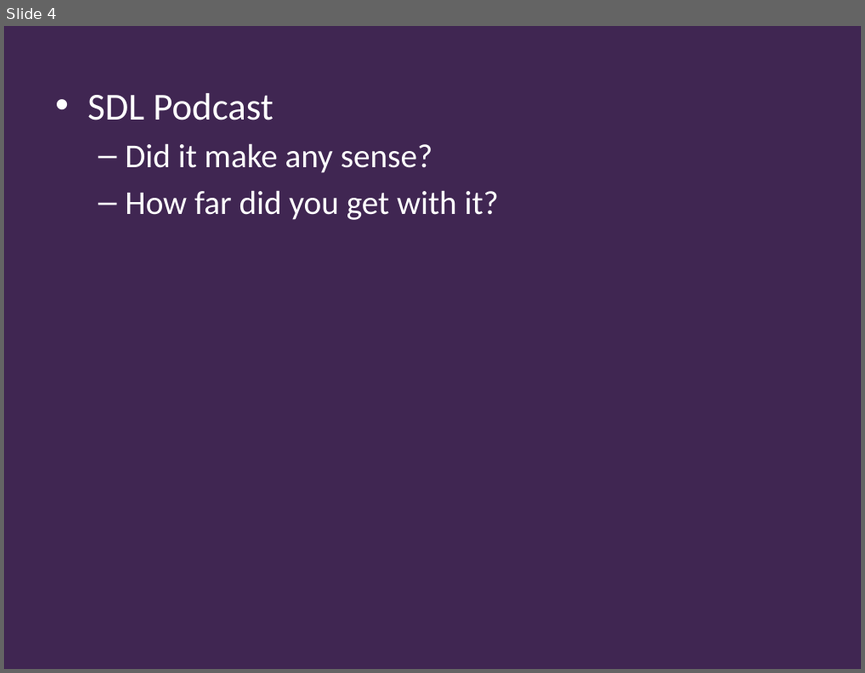
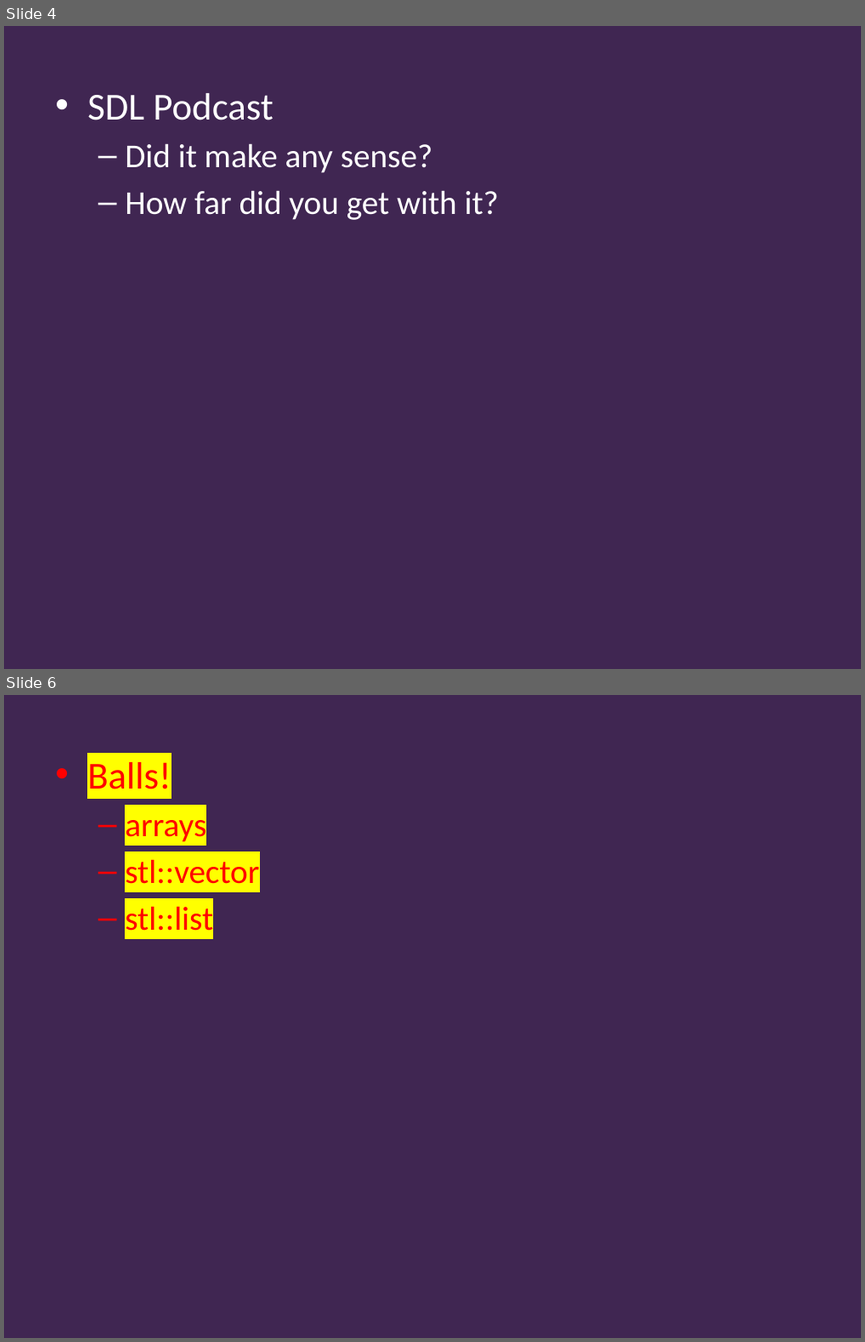
Before and after one commit to Falmouth-Games-Academy/ba-course-materials, a slide deck: GAM340/05/programming/2019-20-GAM340-05-programming-workshop.pptx. Shown one above the other, each under a label of ours: slide 4 before the commit, slides 4 and 6 after it; the slides between them are not shown. The pictures are 865x673 and 865x1342 pixels, drawn with LibreOffice and Linux fonts; fonts in the diff are those of the drawing; background and template pictures are left out. Boxes give left, top, right and bottom in pixels: in the first picture for what was removed or moved away, otherwise in the second. Text is boxed around its words. In the diff, an @@ line names an element or a change of style, - is before the commit and + after.

```diff
--- a/GAM340/05/programming/2019-20-GAM340-05-programming-workshop.pptx
+++ b/GAM340/05/programming/2019-20-GAM340-05-programming-workshop.pptx
@@ slide 6 added at (4, 695, 861, 1338), background #402652 @@
@@ text added at (87, 762, 259, 930), 28 pt, text #FF0000 @@
+• Balls!
+  – arrays
+  – stl::vector
+  – stl::list
```
Also in this commit, not shown: 2 slides changed, 12 other slides added, 18 other files.
